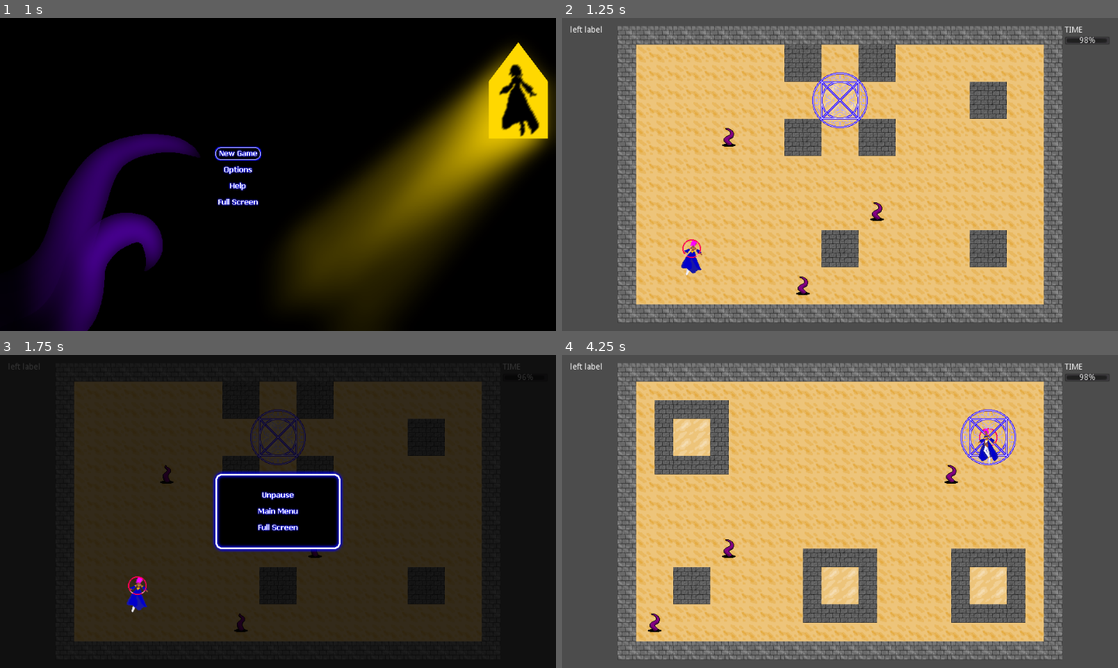
Above: before the commit, frames 1-4 (two rows, left to right).
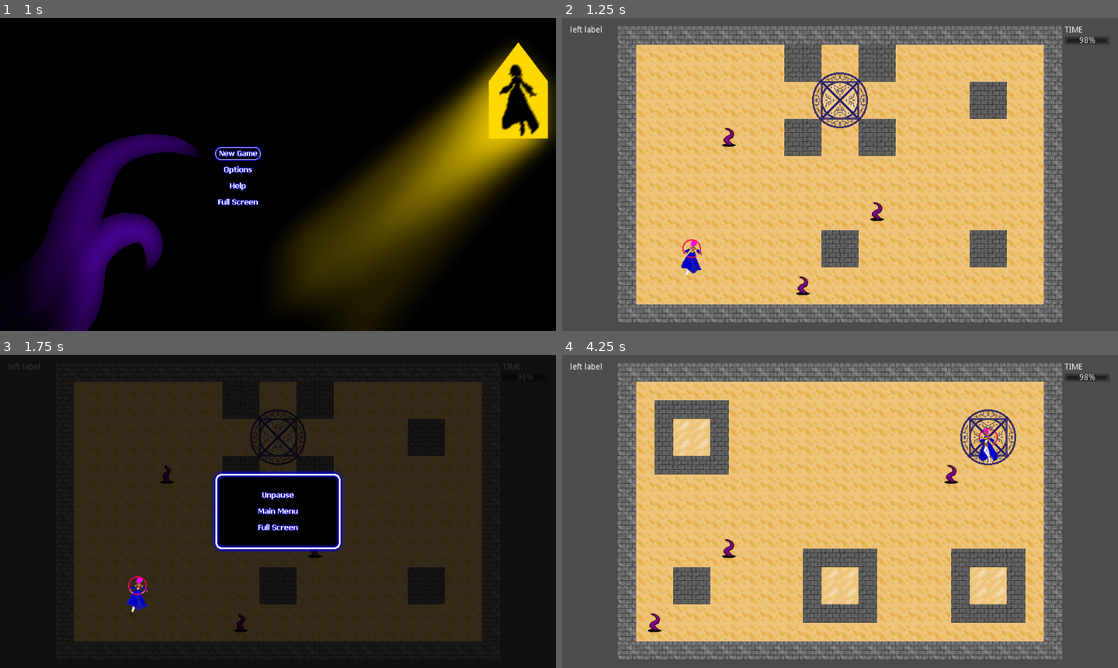
Above: after the commit, the same moments.

Repository: alpacanumerals/LD51
Game: Godot game, scene res://Title.tscn
Same seed, same stepped clock (60 frames per second), same inputs: the game is played once before the commit and once after it.
Inputs (mouse positions are in pixels of both pictures, inside the frame that each line leads up to):
- Up to frame 1 (1 s): click (239, 152) at 0.5 s
- Up to frame 2 (1.25 s): no input
- Up to frame 3 (1.75 s): tap Enter at 1.25 s; move the mouse to (400, 495) at 1.27 s; hold Right (ui_right) from 1.28 s (still down); tap P at 1.35 s; click (400, 495) at 1.42 s
- Up to frame 4 (4.25 s): release Right (ui_right) at 2 s; click (840, 527) at 2 s; click (840, 511) at 2.75 s; click (801, 489) at 3.5 s

Frame 1 is identical in both runs. In frame 2, 0.8% of the frame differs, in the area x 45-55%, y 17-36%; in frame 3, 0.5%; in frame 4, 0.7%.

Commit message:
ugh (circle works)

Diff:
--- a/level/PlayArea.tscn
+++ b/level/PlayArea.tscn
@@ -10,6 +10,7 @@
 [ext_resource path="res://sprites/tiles/floor_a2.png" type="Texture" id=8]
 [ext_resource path="res://sprites/tiles/wall_a1.png" type="Texture" id=9]
 [ext_resource path="res://sprites/tiles/circle.png" type="Texture" id=10]
+[ext_resource path="res://sprites/tiles/circle_off.png" type="Texture" id=11]
 
 [sub_resource type="NavigationPolygon" id=4]
 vertices = PoolVector2Array( 0, 0, 32, 0, 32, 32, 0, 32 )
@@ -163,9 +164,14 @@
 
 [sub_resource type="SpriteFrames" id=18]
 animations = [ {
+"frames": [ ExtResource( 11 ) ],
+"loop": true,
+"name": "off",
+"speed": 5.0
+}, {
 "frames": [ SubResource( 6 ), SubResource( 7 ), SubResource( 8 ), SubResource( 9 ), SubResource( 10 ), SubResource( 11 ), SubResource( 12 ), SubResource( 13 ), SubResource( 14 ), SubResource( 15 ), SubResource( 16 ), SubResource( 17 ) ],
 "loop": true,
-"name": "default",
+"name": "on",
 "speed": 5.0
 } ]
 
@@ -192,12 +198,16 @@
 
 [node name="PlayerRoot" parent="." instance=ExtResource( 4 )]
 position = Vector2( 386, 248 )
+collision_layer = 32769
+collision_mask = 32769
 
 [node name="Tentacle" parent="." groups=["mobs"] instance=ExtResource( 3 )]
 position = Vector2( 531, 264 )
 
 [node name="MagicCircle" type="Area2D" parent="."]
 position = Vector2( 252, 250 )
+collision_layer = 32768
+collision_mask = 32768
 script = ExtResource( 5 )
 __meta__ = {
 "_edit_group_": true
@@ -205,6 +215,7 @@
 
 [node name="AnimatedSprite" type="AnimatedSprite" parent="MagicCircle"]
 frames = SubResource( 18 )
+animation = "off"
 
 [node name="CollisionShape2D" type="CollisionShape2D" parent="MagicCircle"]
 shape = SubResource( 19 )
@@ -212,3 +223,6 @@
 [connection signal="mobs_clear" from="." to="MagicCircle" method="_on_PlayArea_mobs_clear"]
 [connection signal="shoot" from="PlayerRoot" to="." method="_on_PlayerRoot_shoot"]
 [connection signal="killed" from="Tentacle" to="." method="_on_Tentacle_killed"]
+[connection signal="area_entered" from="MagicCircle" to="MagicCircle" method="_on_MagicCircle_area_entered"]
+[connection signal="body_entered" from="MagicCircle" to="MagicCircle" method="_on_MagicCircle_body_entered"]
+[connection signal="circle_triggered" from="MagicCircle" to="." method="_on_MagicCircle_circle_triggered"]
--- a/level/magic_circle.gd
+++ b/level/magic_circle.gd
@@ -1,15 +1,18 @@
 extends Area2D
 
-# Called when the node enters the scene tree for the first time.
-func _ready():
-    pass # Replace with function body.
+signal circle_triggered
+
+var circle_active = false
 
 func reset_circle():
-    $CollisionShape2D.set_disabled(true)
-
-    $AnimatedSprite.stop()
-    $AnimatedSprite.set_animation("default")
+    circle_active = false
+    $AnimatedSprite.set_animation("off")
 
 func _on_PlayArea_mobs_clear():
-    $CollisionShape2D.set_disabled(false)
+    circle_active = true
+    $AnimatedSprite.set_animation("on")
     $AnimatedSprite.play()
+
+func _on_MagicCircle_body_entered(body):
+    if circle_active:
+        emit_signal("circle_triggered")
--- a/level/play_area.gd
+++ b/level/play_area.gd
@@ -79,3 +79,6 @@
 
 func _on_GameRoot_reset_map():
     reset_map()
+
+func _on_MagicCircle_circle_triggered():
+    reset_map()
--- a/mobs/tentacle.gd
+++ b/mobs/tentacle.gd
@@ -9,6 +9,5 @@
     connect("killed", play_area, "_on_Tentacle_killed")
 
 func hit():
-    print("peng")
     emit_signal("killed")
     queue_free()
Not shown: 1 places in level/PlayArea.tscn that only renumber resources
Binary file added: sprites/tiles/circle_off.png
Not shown, added: sprites/tiles/circle_off.png.import
